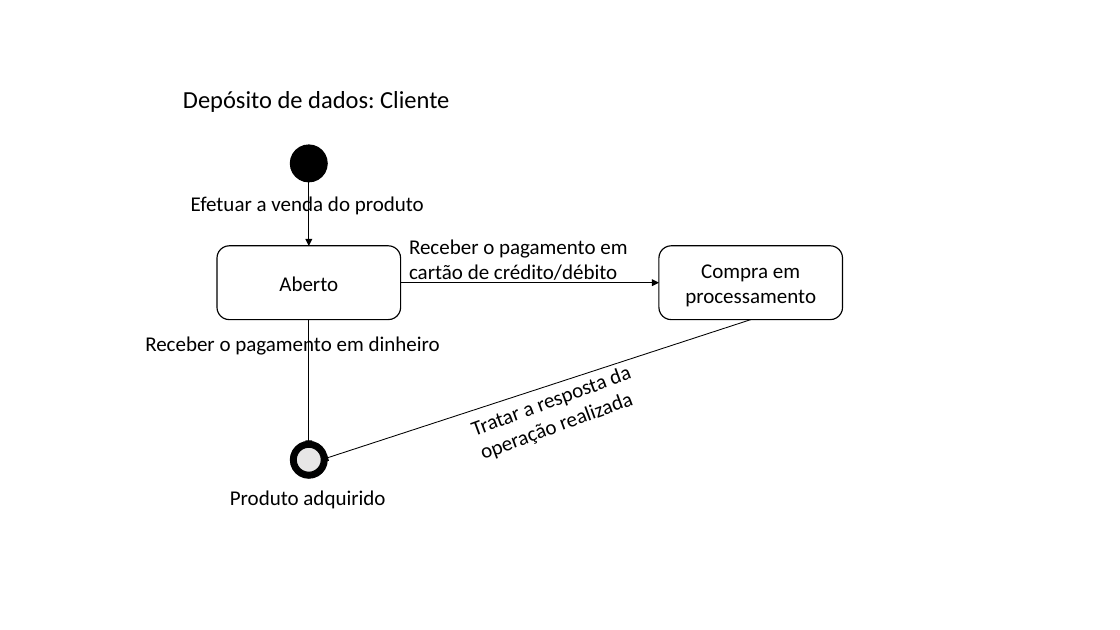
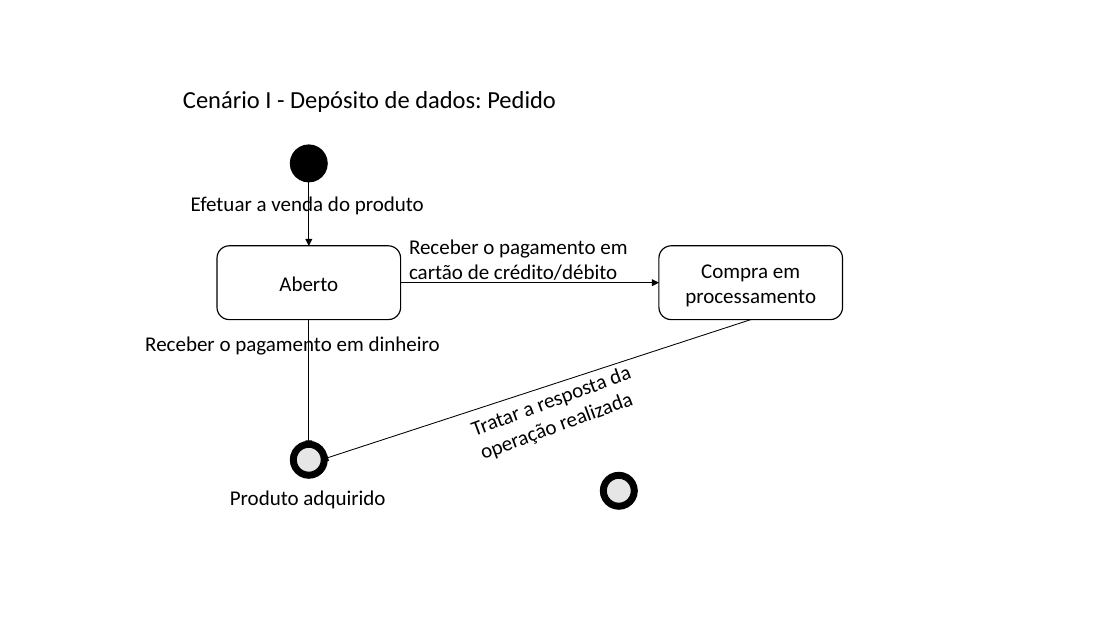
Before and after one commit to brendonimpacta/OPE_RequestSolved, a slide deck: slide 1 of 21. Análise do Ciclo de Vida.pptx. Drawn at 1120x630 pixels with LibreOffice and Linux fonts; fonts in the diff are those of the drawing. Boxes give left, top, right and bottom in pixels: in the first picture for what was removed or moved away, otherwise in the second. Text is boxed around its words. In the diff, an @@ line names an element or a change of style, - is before the commit and + after.

Commit message:
Cenário 2

```diff
--- a/21. Análise do Ciclo de Vida.pptx
+++ b/21. Análise do Ciclo de Vida.pptx
@@ text at (183,91,556,112): text changed @@
-Depósito de dados: Cliente
+Cenário I - Depósito de dados: Pedido
@@ ellipse added at (601,472,638,509), fill #000000, outline #000000 1 pt @@
@@ ellipse added at (607,478,632,503), fill #E7E6E6, outline #000000 1 pt @@
```
Also in this commit, not shown: 1 slide added.
